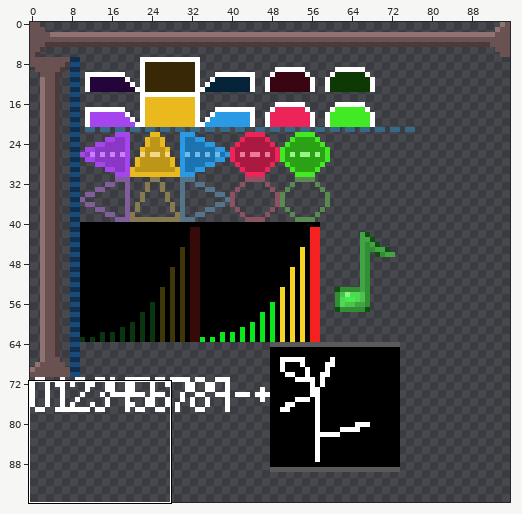
Two versions of one sprite sheet, src/data/embed/bits.png. Above: a wide view before the commit, with the close-up outlined.
Close-up. Earlier state:
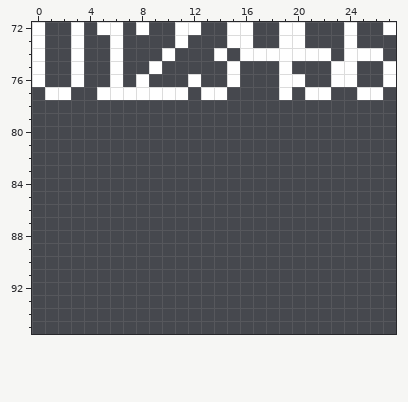
The file is 96x96 pixels. Colours within 5 levels of each other are drawn and written as one. Shown: x 0..27, y 72..95.
The result:
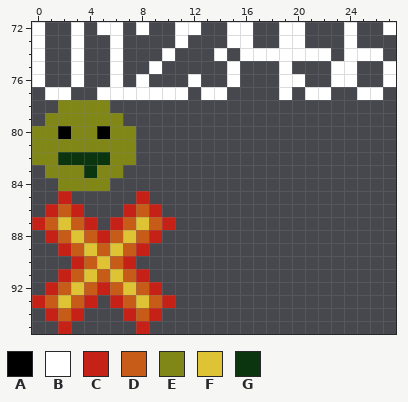
Palette (. is transparent): A #000000  B #ffffff  C #c62117  D #c65c17  E #808717  F #dec434  G #0b350e
Edits made:
{"y":78,"x":2,"old":"....","new":"EEEE"}
{"y":79,"x":1,"old":"......","new":"EEEEEE"}
{"y":80,"x":0,"old":"........","new":"EEAEEAEE"}
{"y":81,"x":0,"old":"........","new":"EEEEEEEE"}
{"y":82,"x":0,"old":"........","new":"EEGGGGEE"}
{"y":83,"x":1,"old":"......","new":"EEEGEE"}
{"y":84,"x":2,"old":"....","new":"EEEE"}
{"y":85,"x":2,"old":".","new":"C"}
{"y":85,"x":8,"old":".","new":"C"}
{"y":86,"x":1,"old":"...","new":"CDC"}
{"y":86,"x":7,"old":"...","new":"CDC"}
{"y":87,"x":0,"old":".....","new":"CDFDC"}
{"y":87,"x":6,"old":".....","new":"CDFDC"}
{"y":88,"x":1,"old":".........","new":"CDFDCDFDC"}
{"y":89,"x":2,"old":".......","new":"CDFDFDC"}
{"y":90,"x":3,"old":".....","new":"CDFDC"}
{"y":91,"x":2,"old":".......","new":"CDFDFDC"}
{"y":92,"x":1,"old":".........","new":"CDFDCDFDC"}
{"y":93,"x":0,"old":".....","new":"CDFDC"}
{"y":93,"x":6,"old":".....","new":"CDFDC"}
{"y":94,"x":1,"old":"...","new":"CDC"}
{"y":94,"x":7,"old":"...","new":"CDC"}
{"y":95,"x":2,"old":".","new":"C"}
{"y":95,"x":8,"old":".","new":"C"}
{"label":"added","picture_box":[32,100,175,334]}
